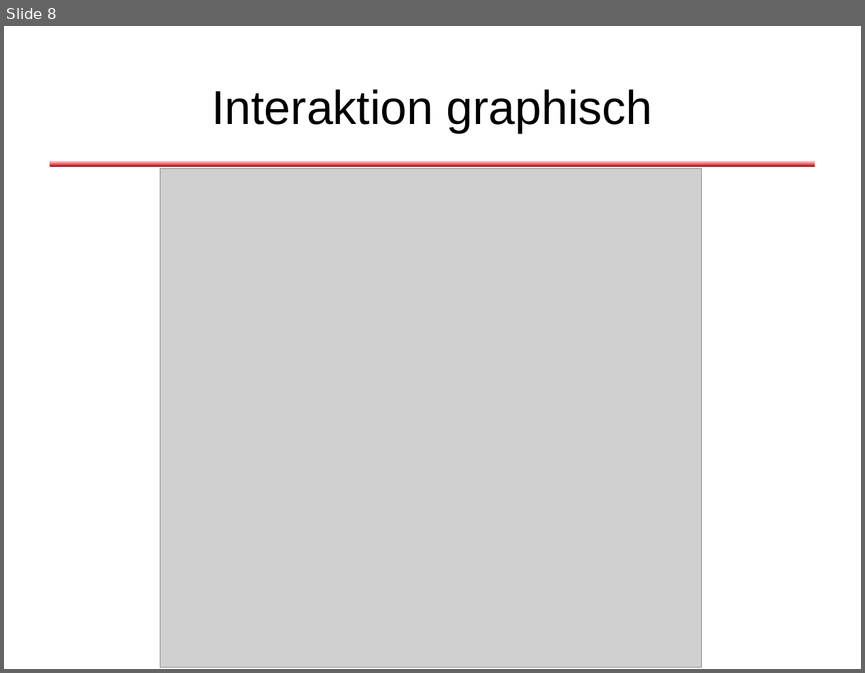
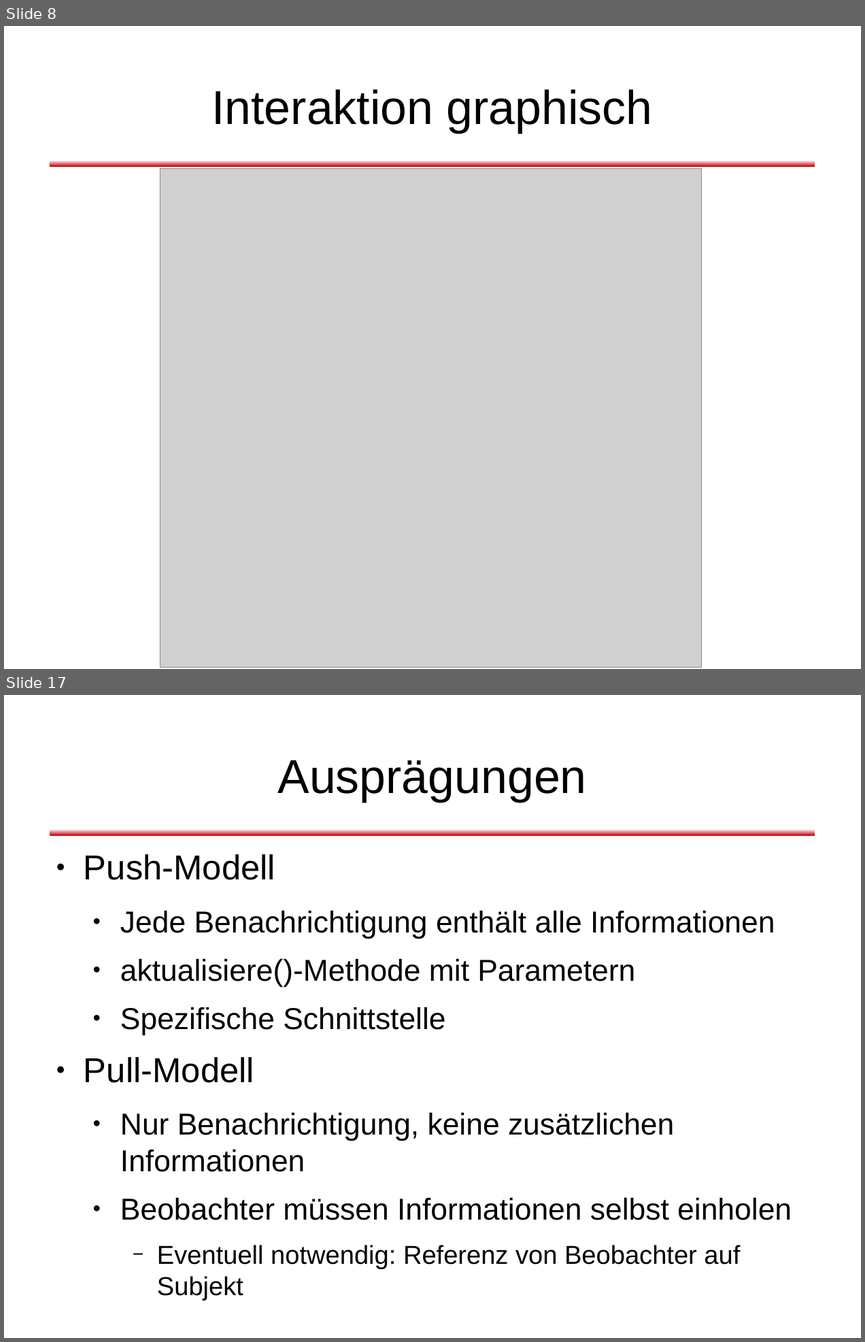
Before and after one commit to dlindner/vorlesung-se2-dhbw, a slide deck: added_2012/Entwurfsmuster - Beobachter.odp. Shown one above the other, each under a label of ours: slide 8 before the commit, slides 8 and 17 after it; the slides between them are not shown. The pictures are 865x673 and 865x1342 pixels, drawn with LibreOffice and Linux fonts; fonts in the diff are those of the drawing; grey boxes stand for pictures; background and template pictures are left out. Boxes give left, top, right and bottom in pixels: in the first picture for what was removed or moved away, otherwise in the second. Text is boxed around its words. In the diff, an @@ line names an element or a change of style, - is before the commit and + after.

Commit message:
Vorlesungseinheit "Beobachter", 2012er Jahrgang

```diff
--- a/added_2012/Entwurfsmuster - Beobachter.odp
+++ b/added_2012/Entwurfsmuster - Beobachter.odp
@@ slide 17 added at bbox=[4, 695, 861, 1338], background #FFFFFF; not listed: 1 template element that a slide beside it also shows @@
@@ title added at bbox=[278, 760, 587, 802], 44 pt, text #000000 @@
+Ausprägungen
@@ text added at bbox=[84, 854, 791, 1269], 28 pt, text #000000 @@
+● Push-Modell
+  ● Jede Benachrichtigung enthält alle Informationen
+  ● aktualisiere()-Methode mit Parametern
+  ● Spezifische Schnittstelle
+● Pull-Modell
+  ● Nur Benachrichtigung, keine zusätzlichen Informationen
+  ● Beobachter müssen Informationen selbst einholen
+    − Eventuell notwendig: Referenz von Beobachter auf Subjekt
```
Also in this commit, not shown: 10 other slides added, 6 slides removed.
